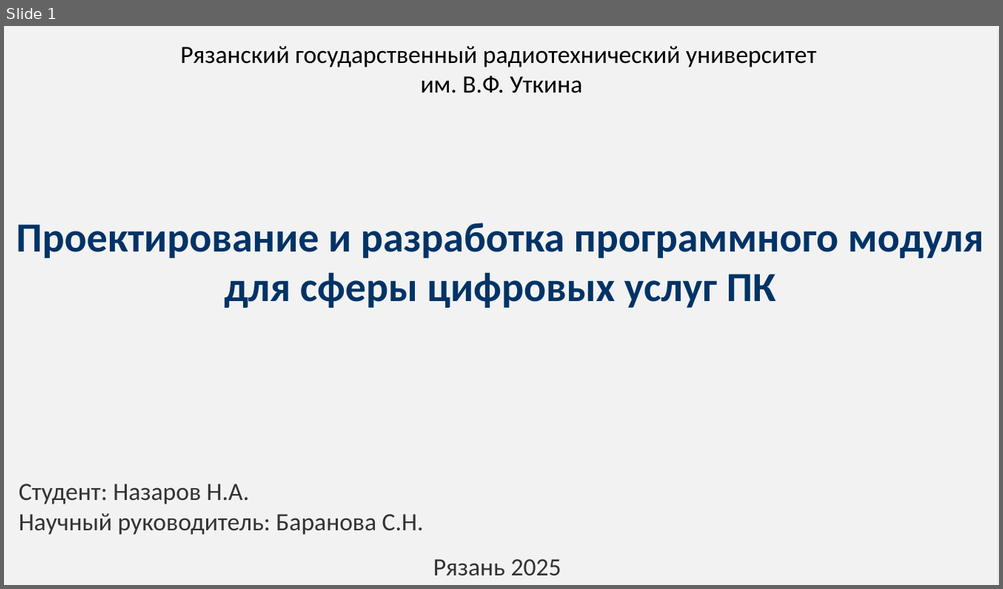
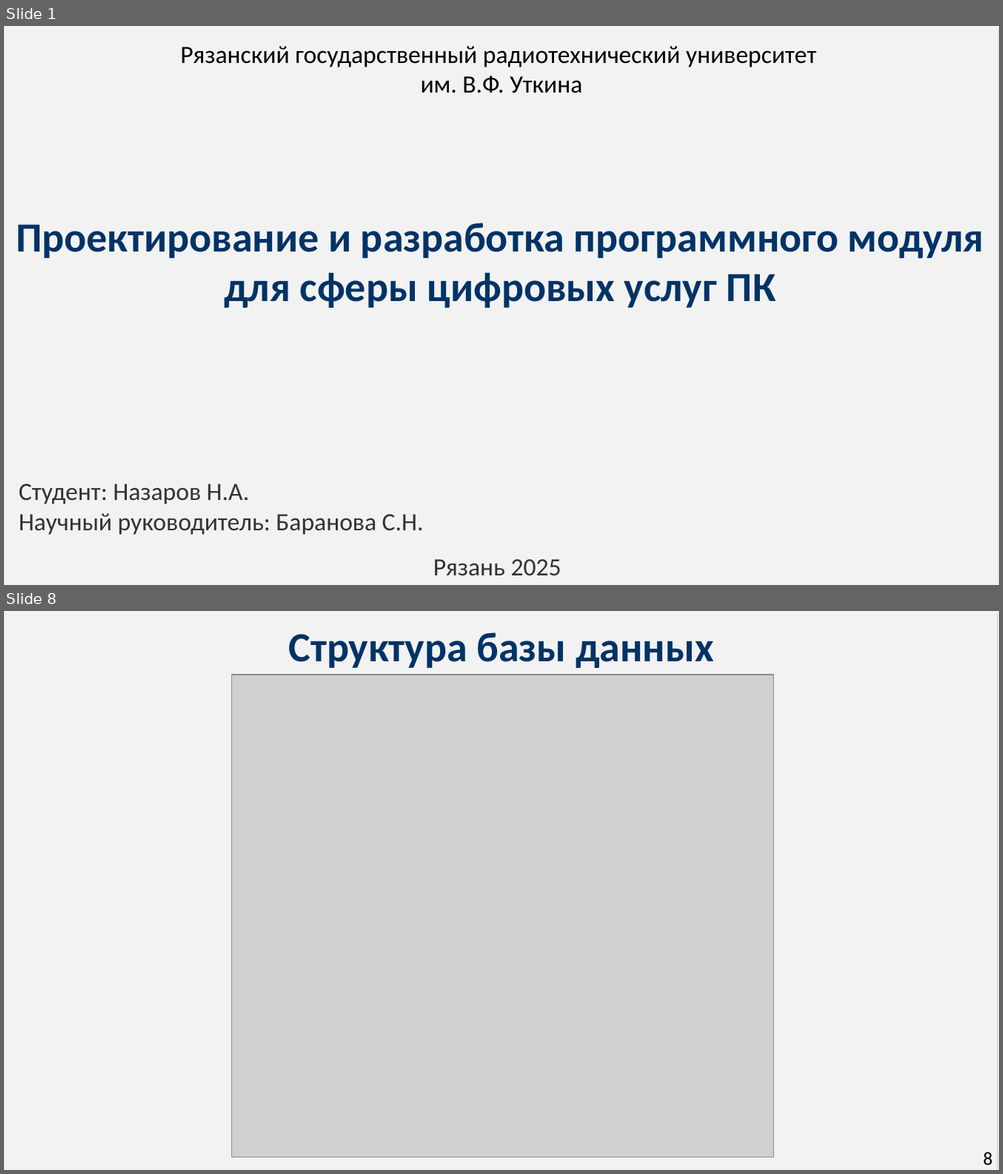
Before and after one commit to NzrvXO/Diplom, a slide deck: Презентация конференция/Презентация_Диплом_Template_Full.pptx. Shown one above the other, each under a label of ours: slide 1 before the commit, slides 1 and 8 after it; the slides between them are not shown. The pictures are 1003x589 and 1003x1174 pixels, drawn with LibreOffice and Linux fonts; fonts in the diff are those of the drawing; grey boxes stand for pictures. Boxes give left, top, right and bottom in pixels: in the first picture for what was removed or moved away, otherwise in the second. Text is boxed around its words. In the diff, an @@ line names an element or a change of style, - is before the commit and + after.

```diff
--- a/Презентация конференция/Презентация_Диплом_Template_Full.pptx
+++ b/Презентация конференция/Презентация_Диплом_Template_Full.pptx
@@ slide 8 added at [4,611,999,1170], background #FFFFFF @@
@@ rectangle added at [4,611,996,1170], fill #F2F2F2 @@
@@ text added at [289,632,714,668], 40 pt, text #003366, bold @@
+Структура базы данных
@@ picture added at [232,675,774,1157] @@
@@ text added at [983,1152,993,1165], 18 pt, text #000000 @@
+8
```
Also in this commit, not shown: 1 slide changed, 9 other slides added, 2 slides removed, 3 other files.
